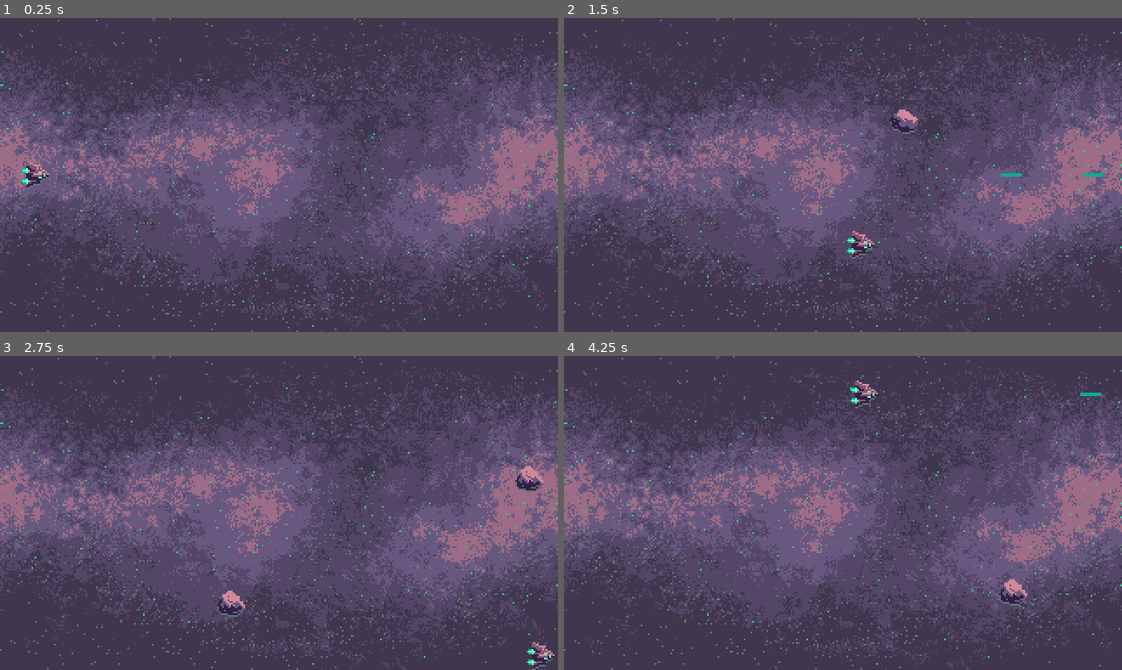
Above: before the commit, frames 1-4 (two rows, left to right).
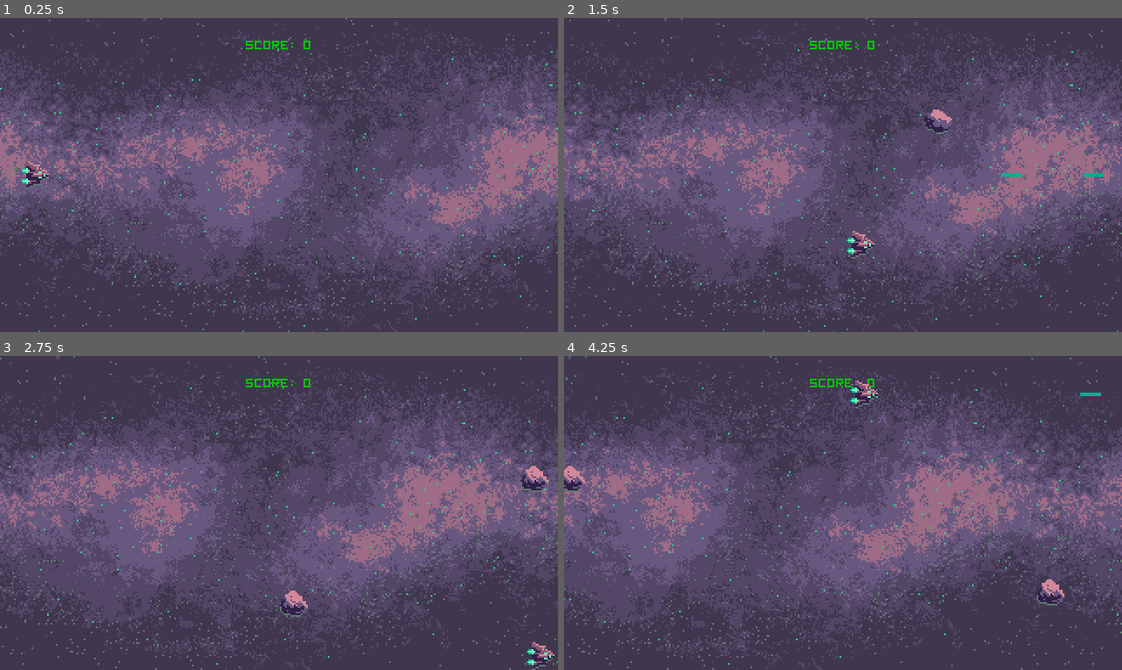
Above: after the commit, the same moments.

Repository: Fangzhu1234/Godot24hours
Game: Godot game, scene res://space.tscn
Same seed, same stepped clock (60 frames per second), same inputs: the game is played once before the commit and once after it.
Inputs:
- Up to frame 1 (0.25 s): no input
- Up to frame 2 (1.5 s): hold Right (move_right) 0.53-1.28 s; hold Space (fire) 0.53-1.28 s; hold Down (move_down) from 1.28 s (still down); tap Space (fire) at 1.35 s
- Up to frame 3 (2.75 s): release Down (move_down) at 2.03 s; hold Right (move_right) from 2.03 s (still down); hold Space (fire) from 2.03 s (still down)
- Up to frame 4 (4.25 s): release Right (move_right) at 2.78 s; release Space (fire) at 2.78 s; hold Up (move_up) 2.78-3.53 s; tap Space (fire) at 2.85 s; hold Left (move_left) from 3.53 s (still down); hold Space (fire) from 3.53 s (still down)

The runs differ from the first frame. In frame 1, 18% of the frame differs, in the area x 0-100%, y 0-100%; in frame 2, 26%; in frame 3, 31%; in frame 4, 32%.

Commit message:
Add UI and score count Add restart game Add scroll background

Diff:
--- a/astroid.gd
+++ b/astroid.gd
@@ -1,11 +1,11 @@
 extends Area2D
 
 @export var astroid_speed = 250
-signal astroid_explosion(position)
+signal astroid_explosion(position, score)
 
 # Called when the node enters the scene tree for the first time.
 func _ready():
-	pass # Replace with function body.
+	astroid_speed = randf_range(100, 300)
 
 
 # Called every frame. 'delta' is the elapsed time since the previous frame.
@@ -19,5 +19,5 @@
 
 func _on_area_entered(area):
 	if area.is_in_group("bullets") or area.is_in_group("ship"):
-		emit_signal("astroid_explosion", position)
+		emit_signal("astroid_explosion", position, astroid_speed)
 		queue_free()
--- a/space.gd
+++ b/space.gd
@@ -7,20 +7,26 @@
 
 var player
 var spawn_position
-
+var score = 0
+var screen_size = Vector2()
+@export var scroll_speed = 20
 # Called when the node enters the scene tree for the first time.
 func _ready():
 	randomize()
+	screen_size = get_viewport_rect().size
 	player = ship_scene.instantiate()
 	player.position = Vector2(20, 90)
 	player.connect("ship_fired", _on_ship_fired)
-	player.connect("ship_explosion", _on_explosion)
+	player.connect("ship_explosion", _on_ship_explosion)
 	add_child(player)
 	spawn_position = $Path2D/PathFollow2D
 
 # Called every frame. 'delta' is the elapsed time since the previous frame.
 func _process(delta):
-	pass
+	if $Background.position.x <= -screen_size.x:
+		$Background.position = Vector2(0, 0)
+	else:
+		$Background.position += Vector2(-scroll_speed * delta, 0)
 
 
 func _on_ship_fired(fire_position):
@@ -38,7 +44,21 @@
 	add_child(astroid)
 	$SpawnTimer.wait_time = randf_range(0.5, 3)
 
-func _on_explosion(object_position):
+func _on_explosion(object_position, object_score):
 	var explosion = explosion_scene.instantiate()
 	explosion.position = object_position
 	add_child(explosion)
+	score += object_score
+	$HBoxContainer/ScoreLabel.text = "score: " + str(int(score))
+
+func _on_ship_explosion(ship_position):
+	var explosion = explosion_scene.instantiate()
+	explosion.position = ship_position
+	add_child(explosion)
+	$GameoverLabel.show()
+	$HBoxContainer/ScoreLabel.text = "score: 0"
+	$RestartTimer.start()
+
+func _on_restart_timer_timeout() -> void:
+	print("restart game now")
+	get_tree().change_scene_to_file("res://space.tscn")
--- a/space.tscn
+++ b/space.tscn
@@ -1,7 +1,8 @@
-[gd_scene load_steps=4 format=3 uid="uid://kj1iv8a67e0u"]
+[gd_scene load_steps=5 format=3 uid="uid://kj1iv8a67e0u"]
 
 [ext_resource type="Texture2D" uid="uid://xscci77qcb7m" path="res://assets/sprites/background.png" id="1_76jck"]
 [ext_resource type="Script" path="res://space.gd" id="1_n2kof"]
+[ext_resource type="FontFile" uid="uid://dwlsmy44sqxo8" path="res://assets/fonts/hour5.ttf" id="3_wmotm"]
 
 [sub_resource type="Curve2D" id="Curve2D_jbyv5"]
 _data = {
@@ -28,4 +29,32 @@
 rotation = 1.5708
 lookahead = 1.0
 
+[node name="HBoxContainer" type="HBoxContainer" parent="."]
+offset_right = 320.0
+offset_bottom = 26.0
+alignment = 1
+
+[node name="ScoreLabel" type="Label" parent="HBoxContainer"]
+layout_mode = 2
+theme_override_colors/font_color = Color(0, 0.756863, 0, 1)
+theme_override_fonts/font = ExtResource("3_wmotm")
+theme_override_font_sizes/font_size = 16
+text = "score: 0"
+uppercase = true
+
+[node name="GameoverLabel" type="Label" parent="."]
+visible = false
+offset_left = 128.0
+offset_top = 79.0
+offset_right = 220.0
+offset_bottom = 101.0
+theme_override_colors/font_color = Color(0, 0.52549, 0.972549, 1)
+theme_override_fonts/font = ExtResource("3_wmotm")
+theme_override_font_sizes/font_size = 24
+text = "GAME OVER"
+
+[node name="RestartTimer" type="Timer" parent="."]
+one_shot = true
+
 [connection signal="timeout" from="SpawnTimer" to="." method="_on_spawn_timer_timeout"]
+[connection signal="timeout" from="RestartTimer" to="." method="_on_restart_timer_timeout"]
